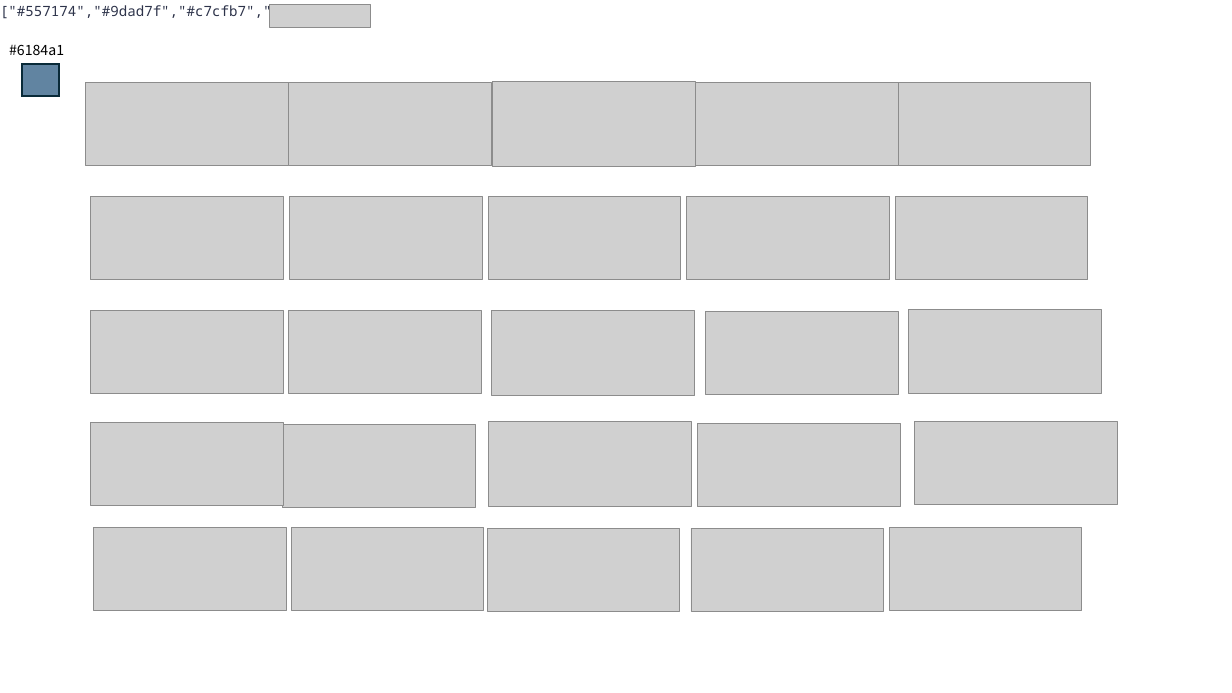
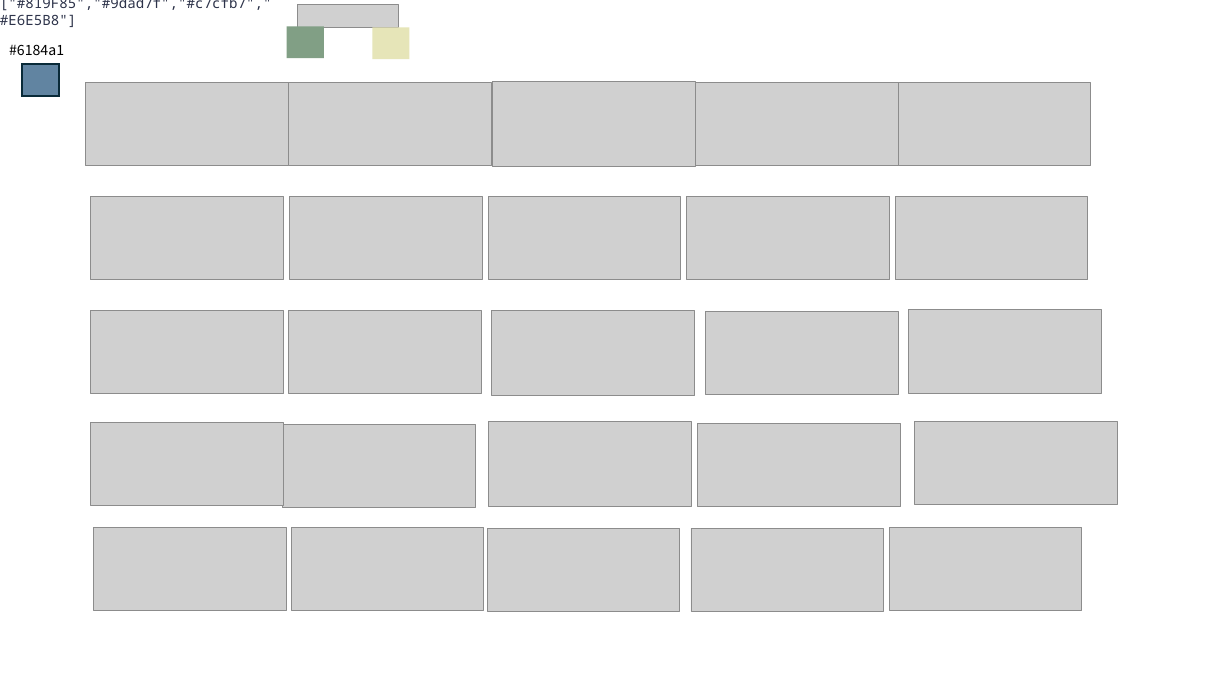
Before and after one commit to XanderPENG/matsim-xp, a slide deck: slide 1 of figures/freightEmissions/figuresSA.pptx. Drawn at 1232x693 pixels with LibreOffice and Linux fonts; fonts in the diff are those of the drawing; grey boxes stand for pictures. Boxes give left, top, right and bottom in pixels: in the first picture for what was removed or moved away, otherwise in the second. Text is boxed around its words. In the diff, an @@ line names an element or a change of style, - is before the commit and + after.

```diff
--- a/figures/freightEmissions/figuresSA.pptx
+++ b/figures/freightEmissions/figuresSA.pptx
@@ text at bbox=[0, 0, 272, 27]: text changed @@
-["#557174","#9dad7f","#c7cfb7","#f7f7e8"]
+["#819F85","#9dad7f","#c7cfb7","#E6E5B8"]
@@ rectangle added at bbox=[287, 27, 323, 58], fill #819F85 @@
@@ picture: place and size @@
-picture at bbox=[270, 4, 371, 27]
+picture at bbox=[298, 4, 398, 27]
@@ rectangle added at bbox=[372, 28, 409, 59], fill #E6E5B8 @@
```
Also in this commit, not shown: 1 slide added, 15 other files.
